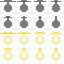
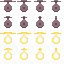
Layers edited between the first and the second 64px x 64px image:
painted on "Layer 1" over <box>0,0,61,28</box>
